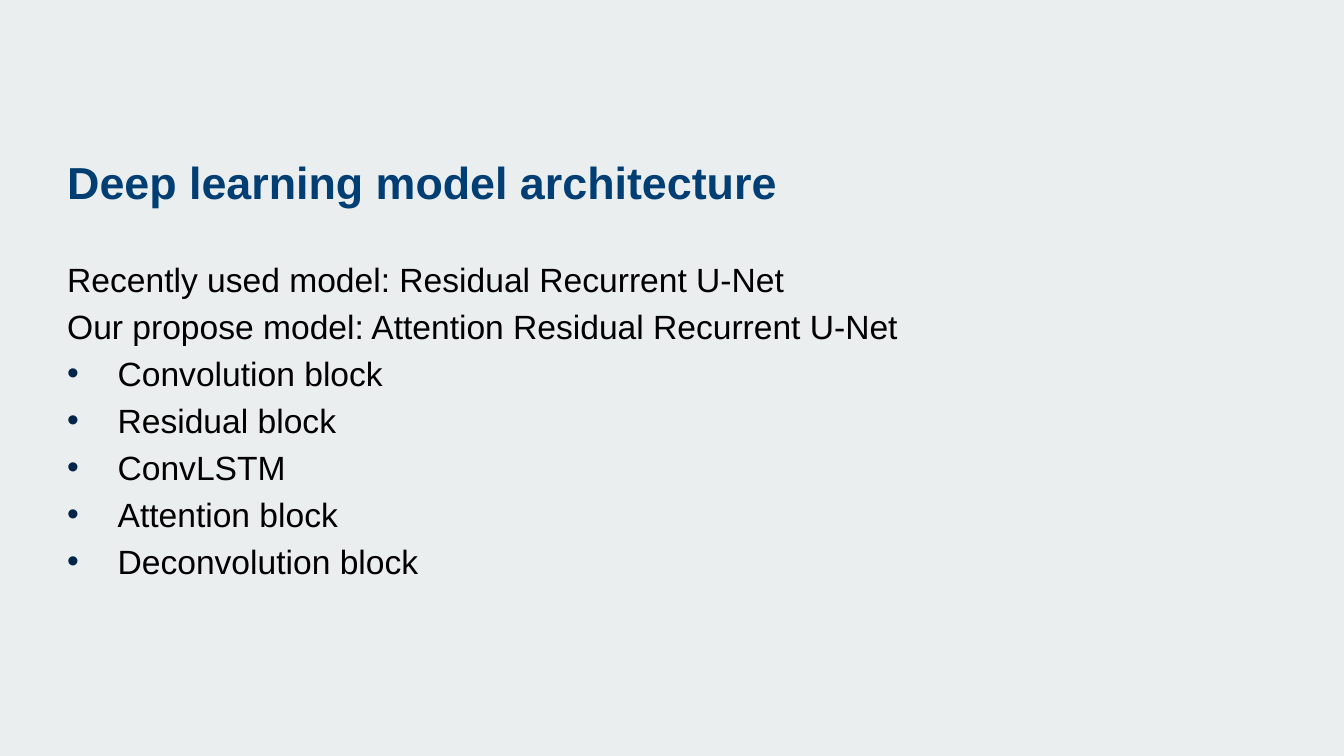
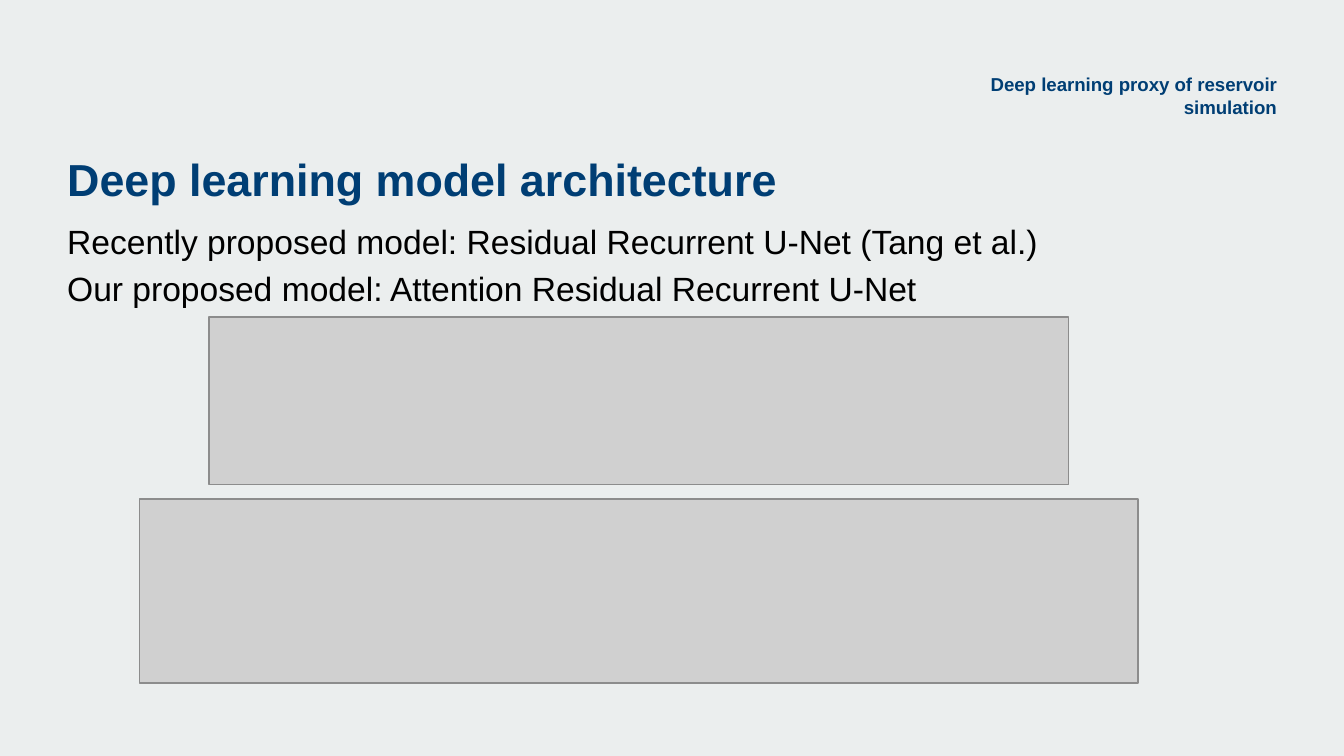
Before and after one commit to acse-srm3018/DeeplearningProxy, a slide deck: slide 7 of RahaMoosavi_presentation_ACSE9.pptx (slide 9 before the commit). Drawn at 1344x756 pixels with LibreOffice and Linux fonts; fonts in the diff are those of the drawing; grey boxes stand for pictures; background and template pictures are left out. Boxes give left, top, right and bottom in pixels: in the first picture for what was removed or moved away, otherwise in the second. Text is boxed around its words. In the diff, an @@ line names an element or a change of style, - is before the commit and + after.

```diff
--- a/RahaMoosavi_presentation_ACSE9.pptx
+++ b/RahaMoosavi_presentation_ACSE9.pptx
@@ text added at box(991, 77, 1277, 114), 10 pt, text #003E74, bold @@
+Deep learning proxy of reservoir simulation
@@ text at box(67, 229, 1038, 307): text changed @@
-Recently used model: Residual Recurrent U-Net
-Our propose model: Attention Residual Recurrent U-Net
-• Convolution block
-• Residual block
-• ConvLSTM
-• Attention block
-• Deconvolution block
+Recently proposed model: Residual Recurrent U-Net (Tang et al.)
+Our proposed model: Attention Residual Recurrent U-Net
@@ picture added at box(210, 317, 1070, 485) @@
@@ picture added at box(140, 499, 1138, 683) @@
```
Also in this commit, not shown: 11 other slides changed, 3 slides removed.
